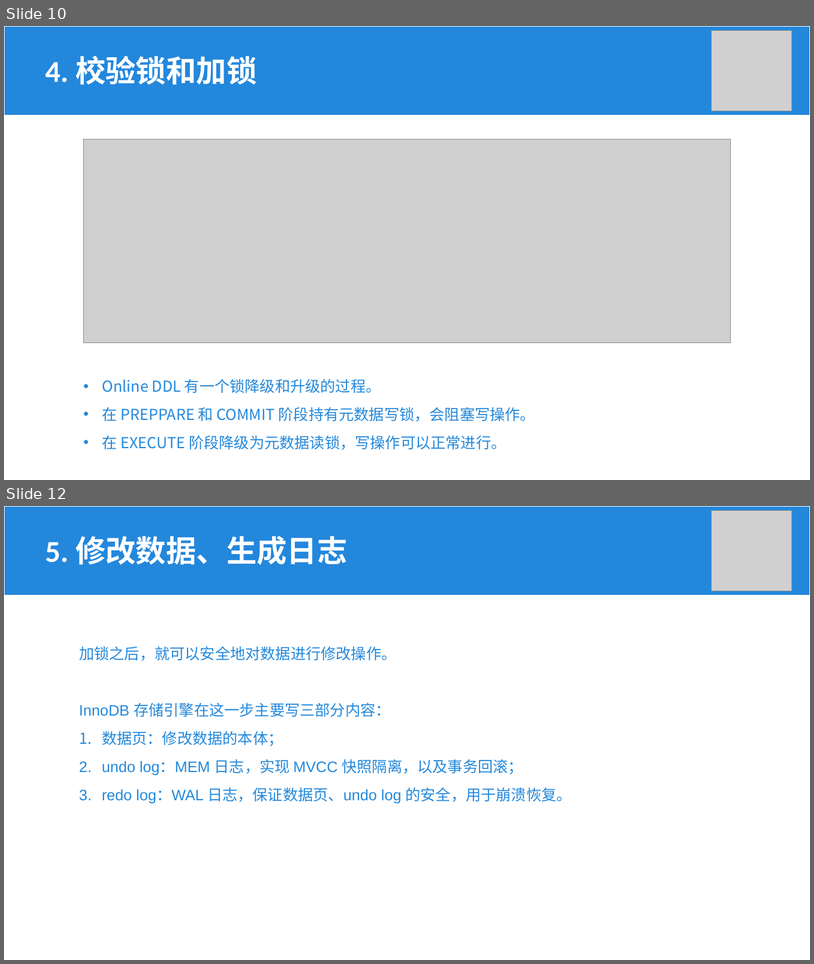
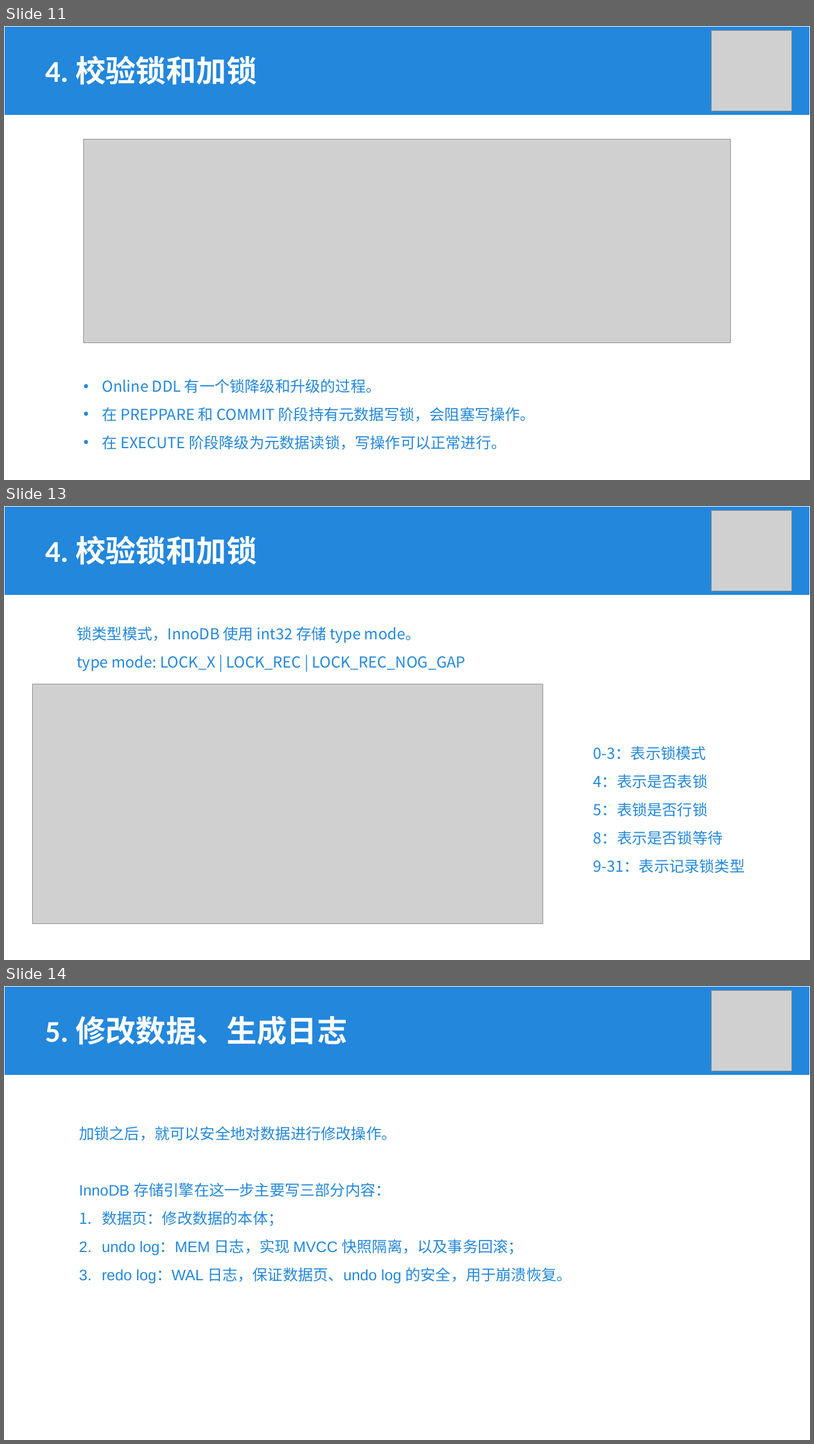
Before and after one commit to Khighness/bplustree, a slide deck: docs/cantai.pptx. Shown one above the other, each under a label of ours: slides 10 and 12 before the commit, slides 11, 13 and 14 after it; the slides between them are not shown. The pictures are 814x964 and 814x1444 pixels, drawn with LibreOffice and Linux fonts; fonts in the diff are those of the drawing; grey boxes stand for pictures. Boxes give left, top, right and bottom in pixels: in the first picture for what was removed or moved away, otherwise in the second. Text is boxed around its words. In the diff, an @@ line names an element or a change of style, - is before the commit and + after.

```diff
--- a/docs/cantai.pptx
+++ b/docs/cantai.pptx
@@ slide 13 added at [4,506,810,960], background #FFFFFF @@
@@ rectangle added at [4,506,810,595], fill #2387DC, outline #FFFFFF 1 pt @@
@@ picture added at [712,510,792,591] @@
@@ text added at [45,535,257,565], 36 pt, text #FFFFFF, bold @@
+4. 校验锁和加锁
@@ text added at [77,626,466,671], 18 pt, text #2388DB @@
+锁类型模式，InnoDB 使用 int32 存储 type mode。
+type mode: LOCK_X | LOCK_REC | LOCK_REC_NOG_GAP
@@ picture added at [32,684,543,924] @@
@@ text added at [594,745,745,873], 18 pt, text #2388DB @@
+0-3：表示锁模式
+4：表示是否表锁
+5：表锁是否行锁
+8：表示是否锁等待
+9-31：表示记录锁类型
@@ what was slide 10 is now slide 11 @@
@@ what was slide 12 is now slide 14 @@
```
Also in this commit, not shown: 6 slides changed, 1 other slide added, 1 other file.
